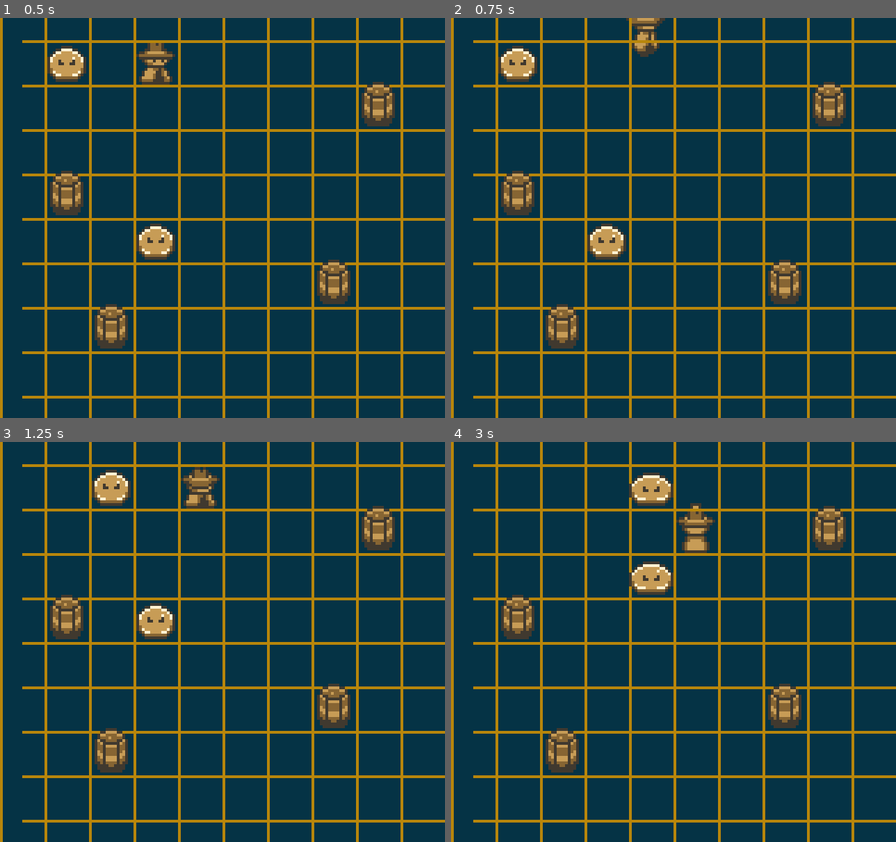
Above: before the commit, frames 1-4 (two rows, left to right).
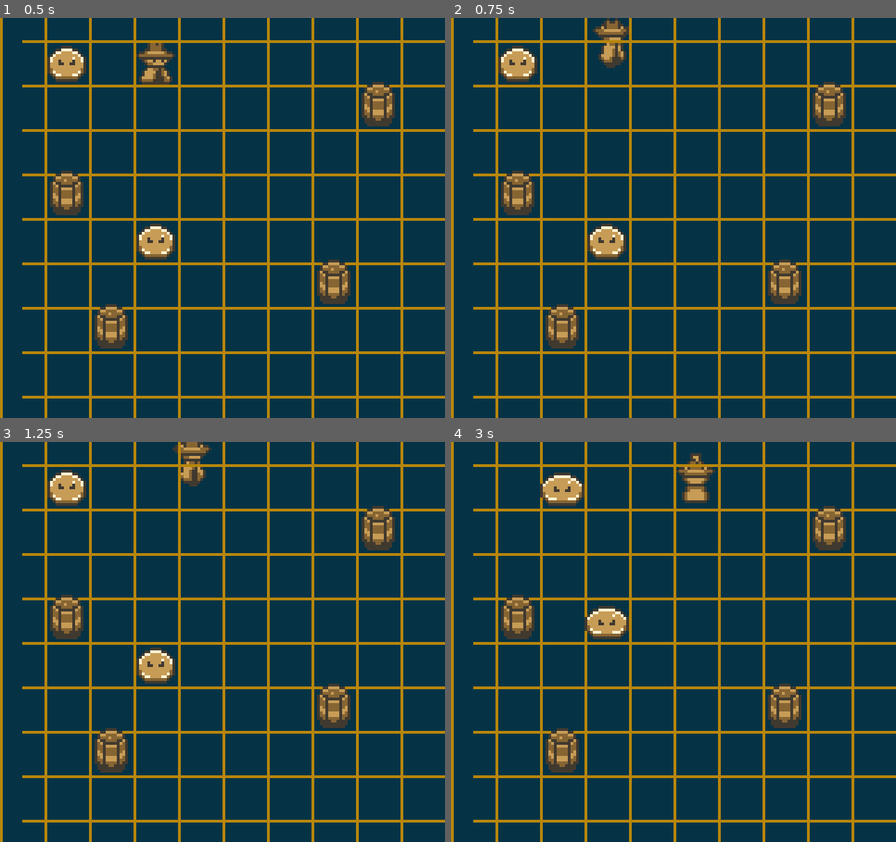
Above: after the commit, the same moments.

Repository: ThGnommy/gb-jam-13
Game: Godot game, scene res://scenes/levels/main.tscn
The game is run twice, just before and just after one commit, with the same random seed, the same clock (stepped at 60 frames per second) and the same inputs.
Inputs:
- Up to frame 1 (0.5 s): no input
- Up to frame 2 (0.75 s): hold Right (right) from 0.53 s (still down)
- Up to frame 3 (1.25 s): keep holding Right (right)
- Up to frame 4 (3 s): release Right (right) at 1.28 s; hold Down (down) 1.28-2.03 s; hold Right (right) 2.03-2.78 s; hold W (shootUp) from 2.78 s (still down)

Frame 1 is identical in both runs. In frame 2, 1.1% of the frame differs, in the area x 31-49%, y 0-13%; in frame 3, 3.5%; in frame 4, 4.0%, in the area x 20-60%, y 2-50%.

Commit message:
fix animation speed

Diff:
--- a/scenes/objects/player.tscn
+++ b/scenes/objects/player.tscn
@@ -242,7 +242,6 @@
 [node name="Player" type="Area2D"]
 collision_mask = 2
 script = ExtResource("1_2147m")
-animation_speed = 2
 
 [node name="CollisionShape2D" type="CollisionShape2D" parent="."]
 shape = SubResource("RectangleShape2D_2147m")
--- a/scenes/objects/slime.tscn
+++ b/scenes/objects/slime.tscn
@@ -33,7 +33,6 @@
 collision_layer = 2
 collision_mask = 3
 script = ExtResource("1_82kmp")
-animation_speed = 2
 metadata/_edit_group_ = true
 
 [node name="AnimatedSprite2D" type="AnimatedSprite2D" parent="."]
--- a/scenes/scripts/enemy.gd
+++ b/scenes/scripts/enemy.gd
@@ -2,7 +2,7 @@
 
 extends Area2D
 
-@export var animation_speed = 1
+@export var animation_speed: float = 1.0
 @onready var raycast = $RayCast2D
 
 var moving: bool = false
--- a/scenes/scripts/enemyManager.gd
+++ b/scenes/scripts/enemyManager.gd
@@ -78,7 +78,7 @@
 
 	free_cell(cell)
 
-func move_entity(entity: Node2D, entity_type: EntityType, target_cell: Vector2i, animation_speed: float = 4.0) -> bool:
+func move_entity(entity: Node2D, entity_type: EntityType, target_cell: Vector2i) -> bool:
 	# Out-of-bounds check
 	if target_cell.x < 0 or target_cell.y < 0 or target_cell.x >= grid_size.x or target_cell.y >= grid_size.y:
 		return false
@@ -92,7 +92,7 @@
 		var target_pos: Vector2 = cell_to_world(target_cell)
 
 		var tween = entity.create_tween()
-		tween.tween_property(entity, "global_position", target_pos, 1.0 / animation_speed).set_trans(Tween.TRANS_SINE)
+		tween.tween_property(entity, "global_position", target_pos, 1.0 / entity.animation_speed).set_trans(Tween.TRANS_SINE)
 
 		await tween.finished
 		return true
--- a/scenes/scripts/player.gd
+++ b/scenes/scripts/player.gd
@@ -2,7 +2,7 @@
 
 extends Area2D
 
-@export var animation_speed = 1
+@export var animation_speed: float = 1.0
 @onready var raycast = $RayCast2D
 @onready var anim = $AnimatedSprite2D
 
@@ -82,8 +82,8 @@
 
 func jump_animation(px_height: int) -> void:
 	var jump_tween = create_tween()
-	jump_tween.tween_property(anim, "position:y", -px_height, (1.0 / animation_speed) / 2).set_trans(Tween.TRANS_SINE).set_ease(Tween.EASE_OUT)
-	jump_tween.tween_property(anim, "position:y", 0, (1.0 / animation_speed) / 2).set_trans(Tween.TRANS_SINE).set_ease(Tween.EASE_IN)
+	jump_tween.tween_property(anim, "position:y", -px_height, 1.0 / animation_speed / 2).set_trans(Tween.TRANS_SINE).set_ease(Tween.EASE_OUT)
+	jump_tween.tween_property(anim, "position:y", 0, 1.0 / animation_speed / 2).set_trans(Tween.TRANS_SINE).set_ease(Tween.EASE_IN)
 	await jump_tween.finished
 	TurnManager.next_turn(TurnManager.TurnState.Enemies)
 
